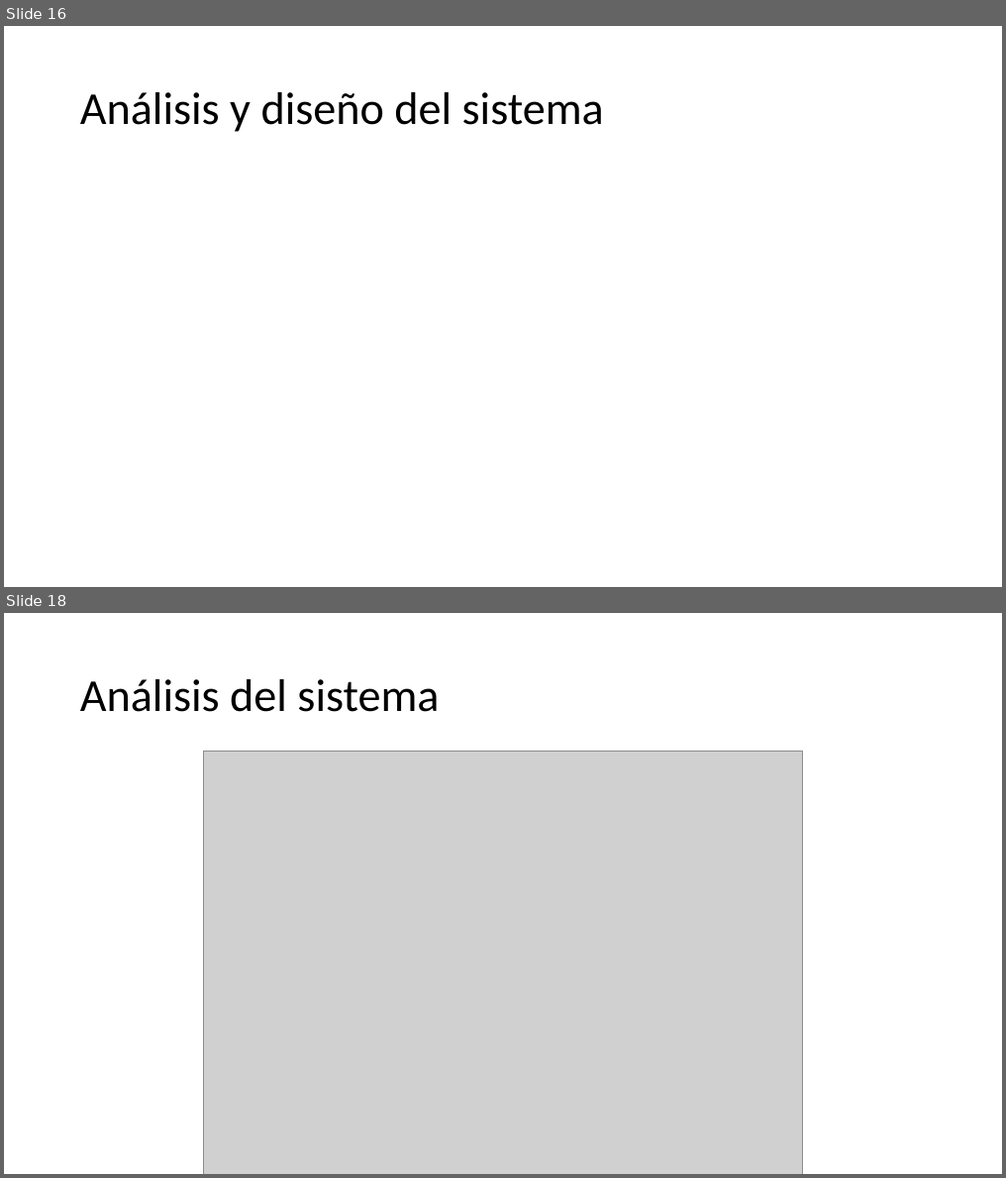
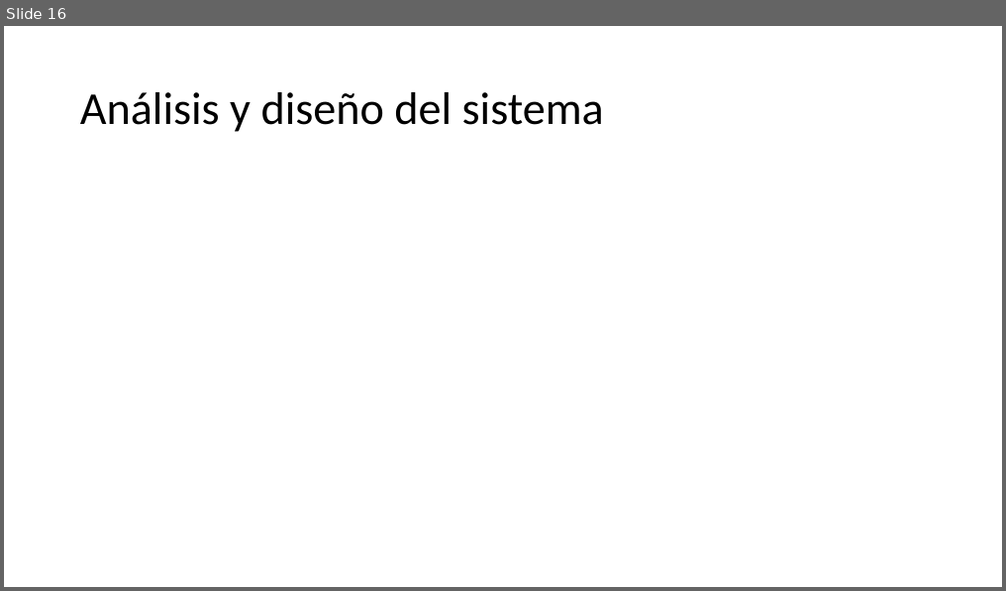
Before and after one commit to Osw1997/Proyecto-Terminal-1, a slide deck: Final/Presentacion.pptx. Shown one above the other, each under a label of ours: slides 16 and 18 before the commit, slide 16 after it; the slides between them are not shown. The pictures are 1006x1178 and 1006x591 pixels, drawn with LibreOffice and Linux fonts; fonts in the diff are those of the drawing; grey boxes stand for pictures. Boxes give left, top, right and bottom in pixels: in the first picture for what was removed or moved away, otherwise in the second. Text is boxed around its words. In the diff, an @@ line names an element or a change of style, - is before the commit and + after.

```diff
--- a/Final/Presentacion.pptx
+++ b/Final/Presentacion.pptx
@@ slide 18 removed at (x1=4, y1=613, x2=1002, y2=1174), background #FFFFFF @@
@@ title removed at (x1=80, y1=679, x2=439, y2=712) @@
-Análisis del sistema
@@ picture removed at (x1=204, y1=752, x2=803, y2=1174) @@
```
Also in this commit, not shown: 1 slide added, 2 other slides removed.
